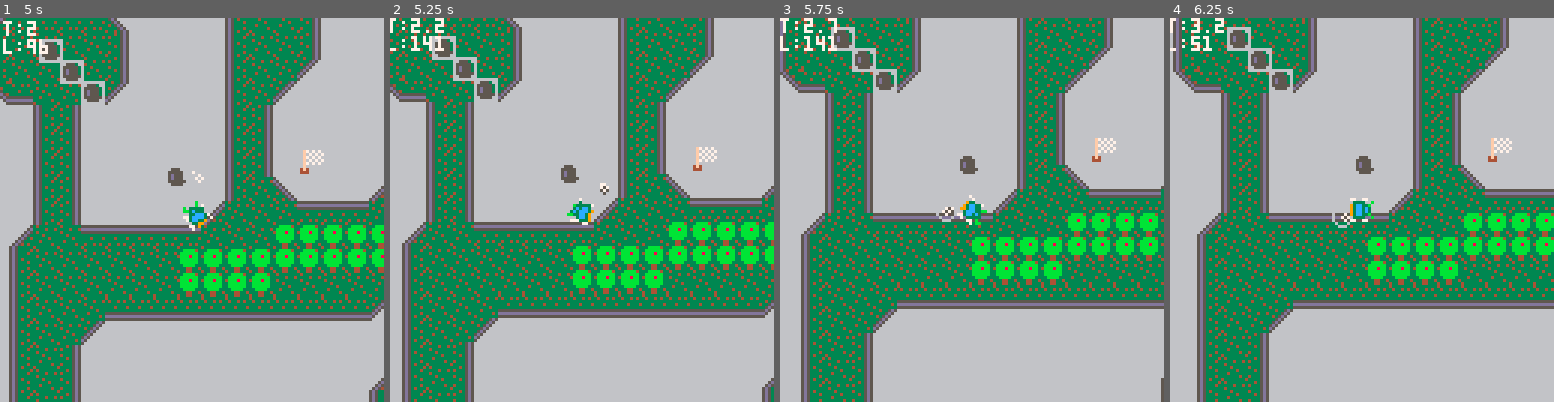
Above: before the commit, frames 1-4 (left to right).
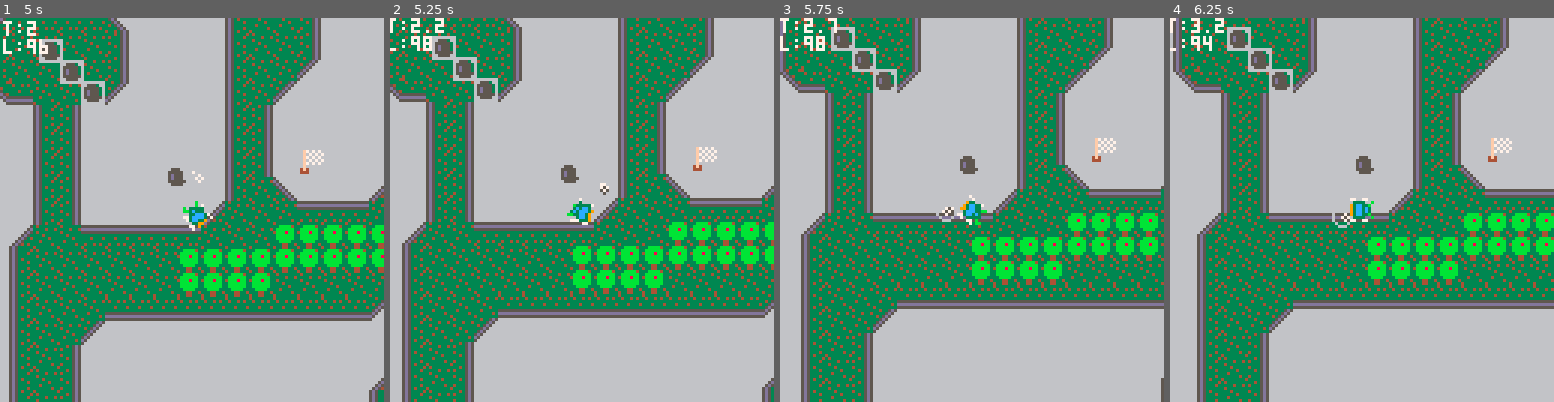
Above: after the commit, the same moments.

Repository: michaelchadwick/game-off-2016
Game: PICO-8 cartridge bugracer.p8
The game is run twice, just before and just after one commit, with the same random seed, the same clock (stepped at 60 frames per second) and the same inputs.
Inputs:
- Up to frame 1 (5 s): tap O (Z key) at 0.33, 0.7, 1.43, 2.22, 3.1, 3.98, 4.87 s; tap X (X key) at 1.07, 2.07, 2.4, 2.73, 3.07, 3.4, 3.73, 4.07, 4.4, 4.73 s; hold Left 1.97-2.37 s; hold Down 2.42-2.82 s; hold Right 2.87-3.53 s; hold Up 3.58-4.08 s; hold Right 4.13-4.53 s; hold Down from 4.58 s (still down)
- Up to frame 2 (5.25 s): tap X (X key) at 5.07 s; release Down at 5.08 s; hold Left from 5.13 s (still down)
- Up to frame 3 (5.75 s): keep holding Left; tap X (X key) at 5.4, 5.73 s
- Up to frame 4 (6.25 s): tap O (Z key) at 5.75 s; release Left at 5.8 s; hold Up 5.85-6.18 s; tap X (X key) at 6.07 s; hold Left from 6.23 s (still down)

Frame 1 is identical in both runs. In frame 2, 0.1% of the frame differs, in the area x 5-15%, y 4-9%; in frame 3, 0.1%; in frame 4, less than 0.1%.

Commit message:
made damage less punishing

Diff:
--- a/bugracer.p8
+++ b/bugracer.p8
@@ -113,7 +113,7 @@
  local hit_wall=fget(id,0)
  local hit_oil=fget(id,1)
  if hit_wall then
-  self.life-=(self.spd*50)
+  self.life-=(self.spd*2)
   self.spd*=-1.5
  elseif hit_oil then
   printh("on oil slick")
